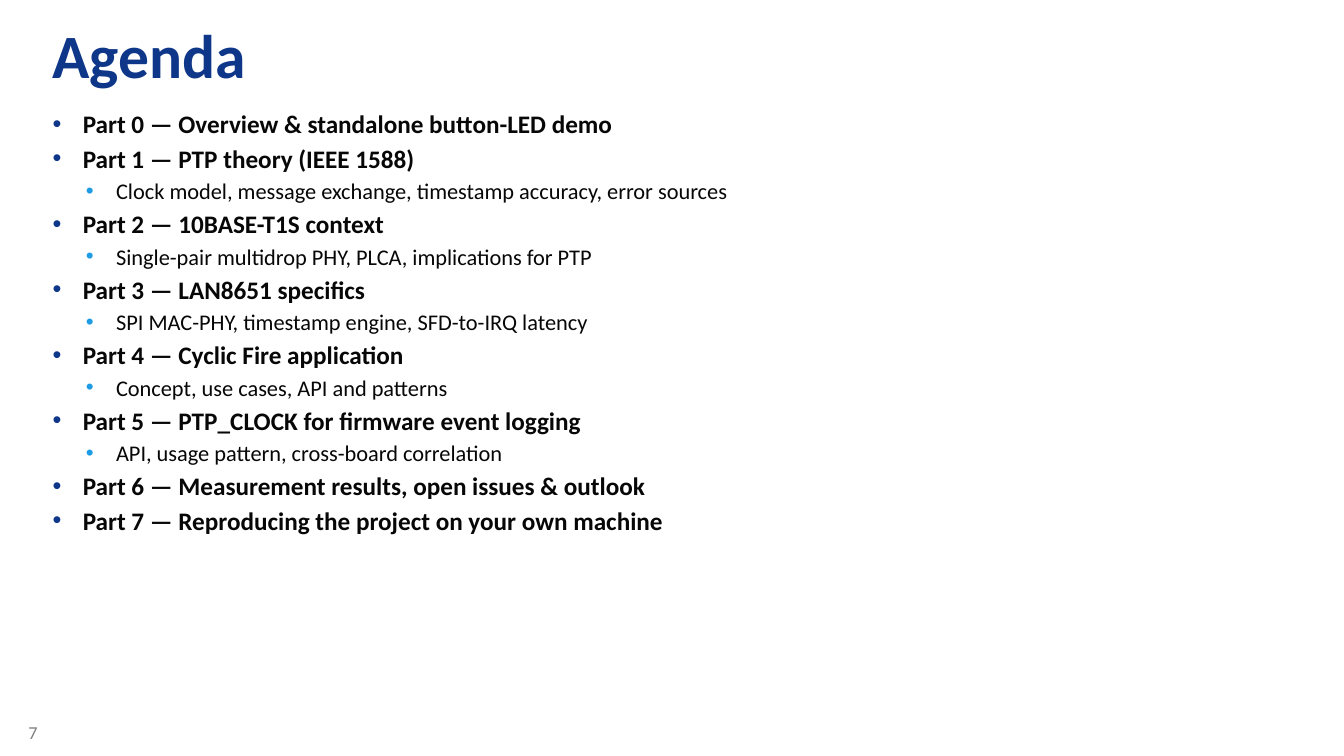
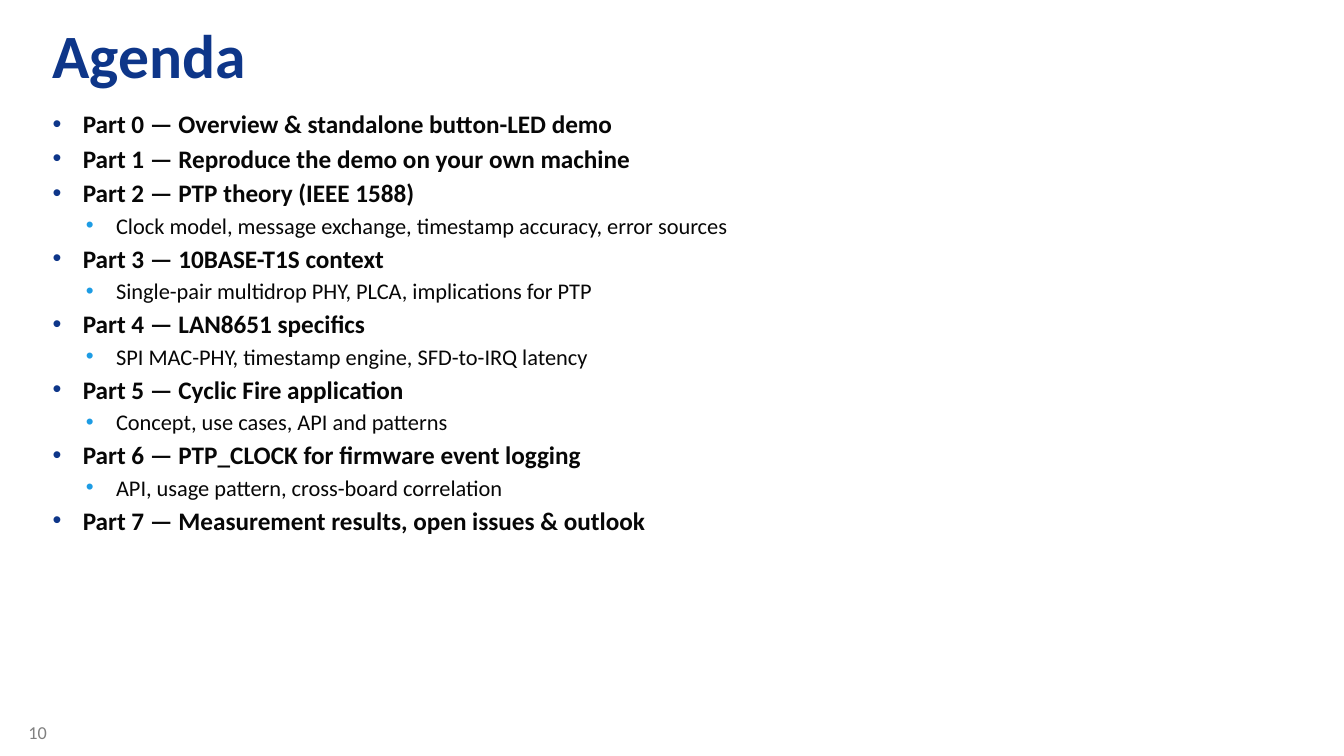
Before and after one commit to zabooh/net_10base_t1s, a slide deck: slide 10 of PTP_LAN8651.pptx (slide 7 before the commit). Drawn at 1344x756 pixels with LibreOffice and Linux fonts; fonts in the diff are those of the drawing; background and template pictures are left out. Boxes give left, top, right and bottom in pixels: in the first picture for what was removed or moved away, otherwise in the second. Text is boxed around its words. In the diff, an @@ line names an element or a change of style, - is before the commit and + after.

```diff
--- a/PTP_LAN8651.pptx
+++ b/PTP_LAN8651.pptx
@@ text at <box>83,150,630,206</box>: text changed @@
-• Part 1 — PTP theory (IEEE 1588)
+• Part 1 — Reproduce the demo on your own machine
+• Part 2 — PTP theory (IEEE 1588)
@@ text at <box>83,251,384,269</box>: text changed @@
-• Part 2 — 10BASE-T1S context
+• Part 3 — 10BASE-T1S context
@@ text at <box>83,315,365,337</box>: text changed @@
-• Part 3 — LAN8651 specifics
+• Part 4 — LAN8651 specifics
@@ text at <box>83,381,403,403</box>: text changed @@
-• Part 4 — Cyclic Fire application
+• Part 5 — Cyclic Fire application
@@ text at <box>83,446,580,469</box>: text changed @@
-• Part 5 — PTP_CLOCK for firmware event logging
+• Part 6 — PTP_CLOCK for firmware event logging
@@ text at <box>83,512,645,534</box>: text changed @@
-• Part 6 — Measurement results, open issues & outlook
-• Part 7 — Reproducing the project on your own machine
+• Part 7 — Measurement results, open issues & outlook
@@ page number at <box>28,727,46,739</box>: text changed @@
-7
+10
```
Also in this commit, not shown: 1 slide added, 1 other file.
